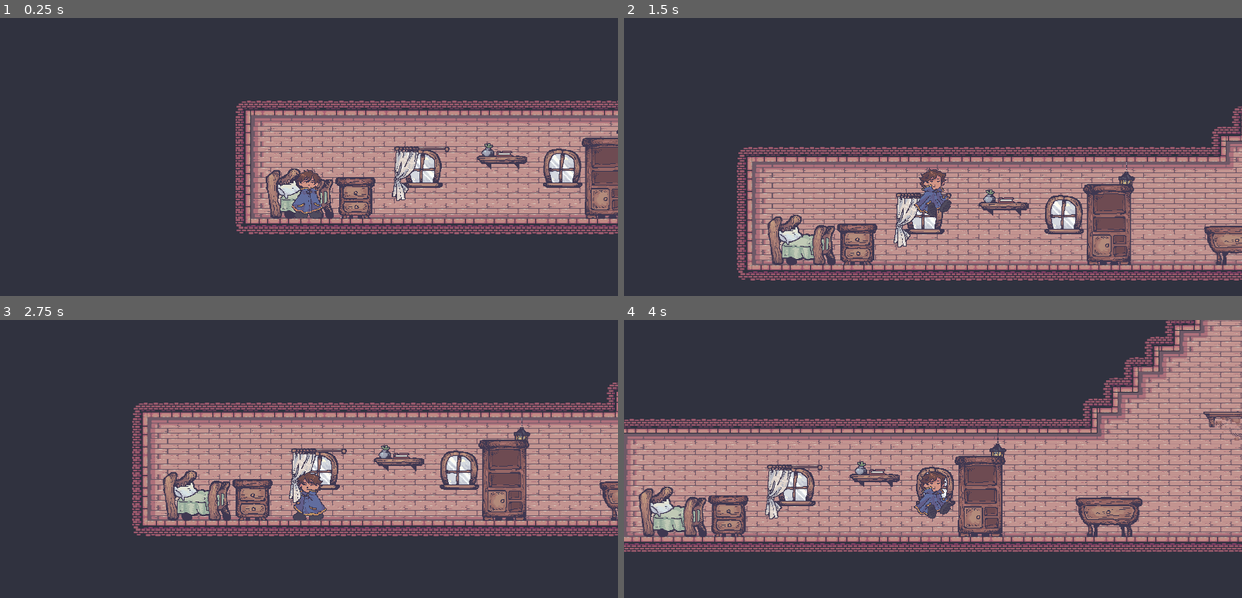
Above: before the commit, frames 1-4 (two rows, left to right).
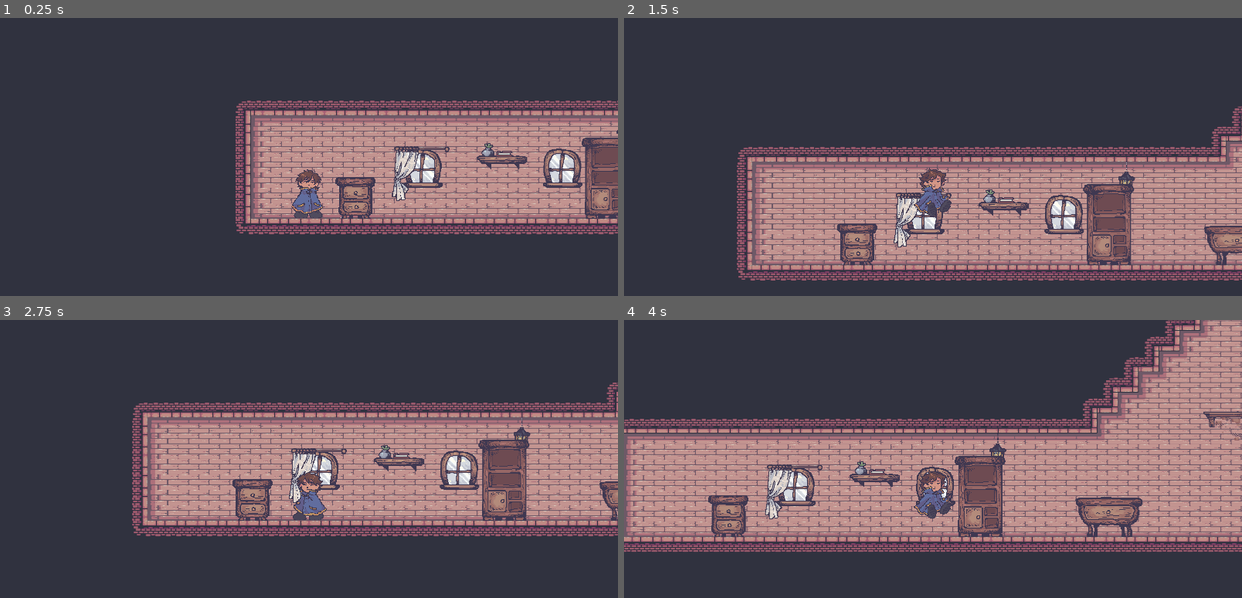
Above: after the commit, the same moments.

Repository: adautovjr/Errot
Game: Godot game, scene res://levels/level_1.tscn
The game is run twice, just before and just after one commit, with the same random seed, the same clock (stepped at 60 frames per second) and the same inputs. The engine's default icon, where the game draws it, is replaced by a stand-in: a white triangle on a blue panel in a dark square.
Inputs (mouse positions are in pixels of both pictures, inside the frame that each line leads up to):
- Up to frame 1 (0.25 s): no input
- Up to frame 2 (1.5 s): move the mouse to (1229, 179) at 0.52 s; hold E (interact) 0.53-1.28 s; hold D (walk_right) from 0.53 s (still down); click (1229, 179) at 0.67 s; tap W (jump) at 0.77 s; move the mouse to (809, 209) at 1.27 s; click (809, 209) at 1.35 s
- Up to frame 3 (2.75 s): tap W (jump) at 1.52 s; tap E (interact) at 1.55 s; move the mouse to (370, 417) at 2.02 s; release D (walk_right) at 2.03 s; hold A (walk_left) from 2.03 s (still down); hold E (interact) from 2.03 s (still down)
- Up to frame 4 (4 s): move the mouse to (902, 564) at 2.77 s; release A (walk_left) at 2.78 s; release E (interact) at 2.78 s; hold D (walk_right) from 2.78 s (still down); tap E (interact) at 2.85 s; click (902, 564) at 2.92 s; tap W (jump) at 3.02, 3.77 s; move the mouse to (1118, 545) at 3.52 s; hold E (interact) from 3.53 s (still down); click (1118, 545) at 3.6 s

The runs differ from the first frame. In frame 1, 1.0% of the frame differs, in the area x 43-54%, y 54-73%; in frame 2, 1.4%, in the area x 23-35%, y 70-89%; in frame 3, 1.4%; in frame 4, 1.4%.

Commit message:
feat: finished intro animation

Diff:
--- /dev/null
+++ b/default_bus_layout.tres
@@ -0,0 +1,15 @@
+[gd_resource type="AudioBusLayout" format=3 uid="uid://rd2svs24g6hl"]
+
+[resource]
+bus/1/name = &"sfx"
+bus/1/solo = false
+bus/1/mute = false
+bus/1/bypass_fx = false
+bus/1/volume_db = 0.0
+bus/1/send = &"Master"
+bus/2/name = &"music"
+bus/2/solo = false
+bus/2/mute = false
+bus/2/bypass_fx = false
+bus/2/volume_db = 0.0
+bus/2/send = &"Master"
--- /dev/null
+++ b/levels/intro1.gd
@@ -0,0 +1,17 @@
+extends AnimationPlayer
+
+
+# Called when the node enters the scene tree for the first time.
+func _ready():
+	play("intro1")
+
+func _on_AnimationPlayer_animation_finished(_anim_name):
+	go_to_next_scene()
+
+func _process(_delta):
+	if Input.is_action_just_pressed("interact"):
+		go_to_next_scene()
+
+
+func go_to_next_scene():
+	get_tree().change_scene_to_packed(load("res://levels/home.tscn"))
--- a/levels/intro1.tscn
+++ b/levels/intro1.tscn
@@ -1,5 +1,6 @@
-[gd_scene load_steps=20 format=3 uid="uid://s3s1w7qb3w4a"]
-
+[gd_scene load_steps=21 format=3 uid="uid://s3s1w7qb3w4a"]
+
+[ext_resource type="Script" path="res://levels/intro1.gd" id="1_pf52y"]
 [ext_resource type="Texture2D" uid="uid://dan3x7lve27hy" path="res://assets/Cutscenes/Intro I/Intro_part_1_frame_1.png" id="1_pi4uj"]
 [ext_resource type="Texture2D" uid="uid://ddhe3u7tseng1" path="res://assets/Cutscenes/Intro I/Intro_part_1_frame_2.png" id="2_2fdnk"]
 [ext_resource type="Theme" uid="uid://bb30ywpk5cjeq" path="res://Theme.tres" id="2_l78bk"]
@@ -1524,6 +1525,7 @@
 libraries = {
 "": SubResource("AnimationLibrary_3dmwj")
 }
+script = ExtResource("1_pf52y")
 
 [node name="Frames" type="Control" parent="AnimationPlayer"]
 custom_minimum_size = Vector2(1920, 1080)
@@ -1603,7 +1605,7 @@
 theme_override_constants/outline_size = 25
 theme_override_font_sizes/normal_font_size = 36
 bbcode_enabled = true
-text = "[center]Nesta cidade, por sua vez, existia perto de uma torre, a sua fonte de magia.[/center]"
+text = "[center]Onde existia uma torre, a sua fonte de magia.[/center]"
 visible_characters = 0
 visible_ratio = 0.0
 
@@ -1636,7 +1638,7 @@
 theme_override_constants/outline_size = 25
 theme_override_font_sizes/normal_font_size = 36
 bbcode_enabled = true
-text = "[center]E, nesta torre, vivia uma pessoa. A qual, por sua vez, era responsável por gerenciar a mágica que fluía entre os dois espaços.[/center]"
+text = "[center]E, nesta torre, vivia uma pessoa responsável por gerenciar a mágica que fluía entre os dois espaços.[/center]"
 visible_characters = 0
 visible_ratio = 0.0
 
@@ -1668,7 +1670,7 @@
 theme_override_constants/outline_size = 25
 theme_override_font_sizes/normal_font_size = 36
 bbcode_enabled = true
-text = "[center]Uma única pessoa que vivia dentro dessa solitária torre. Os cidadãos nomearam essa pessoa de “Alquimista” - dando-o esse título devido à suas habilidades mágicas…[/center]"
+text = "[center]O chamaram de alquimista...[/center]"
 visible_characters = 0
 visible_ratio = 0.0
 
@@ -2169,3 +2171,5 @@
 grow_horizontal = 2
 grow_vertical = 2
 texture = ExtResource("16_faye8")
+
+[connection signal="animation_finished" from="AnimationPlayer" to="AnimationPlayer" method="_on_AnimationPlayer_animation_finished"]
--- a/levels/level_1.tscn
+++ b/levels/level_1.tscn
@@ -1,9 +1,8 @@
-[gd_scene load_steps=21 format=3 uid="uid://b810yyvnlw3sd"]
+[gd_scene load_steps=20 format=3 uid="uid://b810yyvnlw3sd"]
 
 [ext_resource type="PackedScene" uid="uid://wc7ov6dbhy0p" path="res://scenes/player.tscn" id="2_0p20i"]
 [ext_resource type="TileSet" uid="uid://dk6bvys54pdci" path="res://Tileset-128.tres" id="2_fqq53"]
 [ext_resource type="PackedScene" uid="uid://0e4ukwe43nrw" path="res://scenes/MovableObject.tscn" id="3_qg4f4"]
-[ext_resource type="Texture2D" uid="uid://ctorkjr7dqehr" path="res://assets/Objects/Objetos de Quarto/cama_tutorial.png" id="5_5shu3"]
 [ext_resource type="PackedScene" uid="uid://bqgq33nq1amtg" path="res://scenes/Book.tscn" id="5_23y6m"]
 [ext_resource type="Texture2D" uid="uid://d0lwfwub06k15" path="res://assets/Objects/Objetos de Quarto/janela_arredondada_cortina.png" id="6_oga2l"]
 [ext_resource type="Texture2D" uid="uid://bm6admkksuyya" path="res://assets/Objects/Objetos de Quarto/estante_tutorial.png" id="7_l5ybm"]
@@ -43,11 +42,6 @@
 position = Vector2(-2582, 1369)
 
 [node name="Decorations" type="Node2D" parent="."]
-
-[node name="Bed" type="Sprite2D" parent="Decorations"]
-position = Vector2(-2640, 1380)
-scale = Vector2(2.5, 2.5)
-texture = ExtResource("5_5shu3")
 
 [node name="JanelaArredondadaCortina" type="Sprite2D" parent="Decorations"]
 position = Vector2(-1887, 1258)
--- a/scenes/start_screen.tscn
+++ b/levels/start_screen.tscn
@@ -1,19 +1,19 @@
 [gd_scene load_steps=12 format=3 uid="uid://bl2abjqvxon6g"]
 
-[ext_resource type="Script" path="res://scripts/start_screen.gd" id="1_n6dq3"]
-[ext_resource type="Script" path="res://scripts/StartScreenInterface.gd" id="2_d5d66"]
-[ext_resource type="Texture2D" uid="uid://cufow7orbofds" path="res://assets/ui.png" id="3_or7po"]
-[ext_resource type="Theme" uid="uid://bb30ywpk5cjeq" path="res://Theme.tres" id="3_qjjcs"]
-[ext_resource type="StyleBox" path="res://assets/ui/TransparentPanel.tres" id="4_sb2rb"]
-[ext_resource type="Texture2D" uid="uid://b4u6avwdlhqv7" path="res://assets/cards.png" id="6_3asco"]
-[ext_resource type="Texture2D" uid="uid://cn7tml07jpqat" path="res://assets/title.png" id="6_sooao"]
-[ext_resource type="Texture2D" uid="uid://8n56p8v2hwh1" path="res://assets/button.png" id="6_yp0oh"]
-[ext_resource type="Texture2D" uid="uid://bvqh1eaykabs4" path="res://assets/background-ui.png" id="7_d47qm"]
-[ext_resource type="Texture2D" uid="uid://cmyrn4aljrhgw" path="res://assets/units_spritesheet.png" id="7_rt5x6"]
-[ext_resource type="Texture2D" uid="uid://cnqburud8fm7" path="res://assets/howtoplay.PNG" id="10_66i00"]
+[ext_resource type="Script" path="res://scripts/start_screen.gd" id="1_pujk4"]
+[ext_resource type="Script" path="res://scripts/StartScreenInterface.gd" id="2_dtaov"]
+[ext_resource type="Theme" uid="uid://bb30ywpk5cjeq" path="res://Theme.tres" id="3_dgu8b"]
+[ext_resource type="StyleBox" uid="uid://dqwoy5w5txdrm" path="res://assets/ui/TransparentPanel.tres" id="4_d24ai"]
+[ext_resource type="Texture2D" uid="uid://cn7tml07jpqat" path="res://assets/title.png" id="5_fssbp"]
+[ext_resource type="Texture2D" uid="uid://8n56p8v2hwh1" path="res://assets/button.png" id="6_xao5y"]
+[ext_resource type="Texture2D" uid="uid://bvqh1eaykabs4" path="res://assets/background-ui.png" id="7_ev85g"]
+[ext_resource type="Texture2D" uid="uid://b4u6avwdlhqv7" path="res://assets/cards.png" id="8_kumua"]
+[ext_resource type="Texture2D" uid="uid://cmyrn4aljrhgw" path="res://assets/units_spritesheet.png" id="9_4u1jf"]
+[ext_resource type="Texture2D" uid="uid://cnqburud8fm7" path="res://assets/howtoplay.PNG" id="10_h0ptm"]
+[ext_resource type="Texture2D" uid="uid://cufow7orbofds" path="res://assets/ui.png" id="11_aonny"]
 
 [node name="StartScreen" type="Node2D"]
-script = ExtResource("1_n6dq3")
+script = ExtResource("1_pujk4")
 
 [node name="Background" type="Sprite2D" parent="."]
 position = Vector2(2.08165e-12, -28)
@@ -33,23 +33,22 @@
 anchor_bottom = 1.0
 grow_horizontal = 2
 grow_vertical = 2
-theme = ExtResource("3_qjjcs")
+theme = ExtResource("3_dgu8b")
 theme_override_constants/margin_left = 50
 theme_override_constants/margin_top = 50
 theme_override_constants/margin_right = 50
 theme_override_constants/margin_bottom = 50
 
 [node name="StartMenu" type="PanelContainer" parent="StartScreenInterface/MenuContainer"]
-visible = false
 custom_minimum_size = Vector2(1000, 1000)
 layout_mode = 2
 size_flags_horizontal = 4
 size_flags_vertical = 4
-theme_override_styles/panel = ExtResource("4_sb2rb")
+theme_override_styles/panel = ExtResource("4_d24ai")
 
 [node name="Panel" type="Panel" parent="StartScreenInterface/MenuContainer/StartMenu"]
 layout_mode = 2
-theme_override_styles/panel = ExtResource("4_sb2rb")
+theme_override_styles/panel = ExtResource("4_d24ai")
 
 [node name="MarginContainer" type="MarginContainer" parent="StartScreenInterface/MenuContainer/StartMenu/Panel"]
 layout_mode = 1
@@ -65,7 +64,7 @@
 
 [node name="Panel" type="Panel" parent="StartScreenInterface/MenuContainer/StartMenu/Panel/MarginContainer"]
 layout_mode = 2
-theme_override_styles/panel = ExtResource("4_sb2rb")
+theme_override_styles/panel = ExtResource("4_d24ai")
 
 [node name="VBoxContainer" type="VBoxContainer" parent="StartScreenInterface/MenuContainer/StartMenu/Panel/MarginContainer/Panel"]
 layout_mode = 1
@@ -112,19 +111,19 @@
 anchor_bottom = 1.0
 grow_horizontal = 2
 grow_vertical = 2
-theme = ExtResource("3_qjjcs")
+theme = ExtResource("3_dgu8b")
 theme_override_font_sizes/font_size = 26
-text = "Start Game
-"
+text = "Jogar"
 
 [node name="Spacer" type="MarginContainer" parent="StartScreenInterface/MenuContainer/StartMenu/Panel/MarginContainer/Panel/VBoxContainer"]
 layout_mode = 2
 theme_override_constants/margin_top = 20
 
 [node name="NinePatchRect2" type="NinePatchRect" parent="StartScreenInterface/MenuContainer/StartMenu/Panel/MarginContainer/Panel/VBoxContainer"]
+visible = false
 custom_minimum_size = Vector2(300, 100)
 layout_mode = 2
-texture = ExtResource("6_yp0oh")
+texture = ExtResource("6_xao5y")
 region_rect = Rect2(2.08165e-12, 2.08165e-12, 96, 96)
 patch_margin_left = 32
 patch_margin_top = 32
@@ -139,18 +138,19 @@
 anchor_bottom = 1.0
 grow_horizontal = 2
 grow_vertical = 2
-theme = ExtResource("3_qjjcs")
+theme = ExtResource("3_dgu8b")
 theme_override_font_sizes/font_size = 26
 text = "How to play"
 
 [node name="Spacer2" type="MarginContainer" parent="StartScreenInterface/MenuContainer/StartMenu/Panel/MarginContainer/Panel/VBoxContainer"]
+visible = false
 layout_mode = 2
 theme_override_constants/margin_top = 20
 
 [node name="NinePatchRect3" type="NinePatchRect" parent="StartScreenInterface/MenuContainer/StartMenu/Panel/MarginContainer/Panel/VBoxContainer"]
 custom_minimum_size = Vector2(300, 100)
 layout_mode = 2
-texture = ExtResource("6_yp0oh")
+texture = ExtResource("6_xao5y")
 region_rect = Rect2(2.08165e-12, 2.08165e-12, 96, 96)
 patch_margin_left = 32
 patch_margin_top = 32
@@ -165,18 +165,19 @@
 anchor_bottom = 1.0
 grow_horizontal = 2
 grow_vertical = 2
-theme = ExtResource("3_qjjcs")
+theme = ExtResource("3_dgu8b")
 theme_override_font_sizes/font_size = 26
-text = "Options"
+text = "Opções"
 
 [node name="Spacer3" type="MarginContainer" parent="StartScreenInterface/MenuContainer/StartMenu/Panel/MarginContainer/Panel/VBoxContainer"]
 layout_mode = 2
 theme_override_constants/margin_top = 20
 
 [node name="NinePatchRect5" type="NinePatchRect" parent="StartScreenInterface/MenuContainer/StartMenu/Panel/MarginContainer/Panel/VBoxContainer"]
+visible = false
 custom_minimum_size = Vector2(300, 100)
 layout_mode = 2
-texture = ExtResource("6_yp0oh")
+texture = ExtResource("6_xao5y")
 region_rect = Rect2(2.08165e-12, 2.08165e-12, 96, 96)
 patch_margin_left = 32
 patch_margin_top = 32
@@ -191,16 +192,17 @@
 anchor_bottom = 1.0
 grow_horizontal = 2
 grow_vertical = 2
-theme = ExtResource("3_qjjcs")
+theme = ExtResource("3_dgu8b")
 theme_override_font_sizes/font_size = 26
 text = "Credits"
 
 [node name="HowToPlay" type="NinePatchRect" parent="StartScreenInterface/MenuContainer"]
+visible = false
 custom_minimum_size = Vector2(1100, 800)
 layout_mode = 2
 size_flags_horizontal = 4
 size_flags_vertical = 4
-texture = ExtResource("7_d47qm")
+texture = ExtResource("7_ev85g")
 region_rect = Rect2(2.08165e-12, 2.08165e-12, 96, 96)
 patch_margin_left = 32
 patch_margin_top = 32
@@ -940,8 +942,8 @@
 anchor_bottom = 1.0
 grow_horizontal = 2
 grow_vertical = 2
-theme_override_styles/normal = ExtResource("4_sb2rb")
-theme_override_styles/hover = ExtResource("4_sb2rb")
+theme_override_styles/normal = ExtResource("4_d24ai")
+theme_override_styles/hover = ExtResource("4_d24ai")
 text = "<"
 
 [node name="Label" type="Label" parent="StartScreenInterface/MenuContainer/Options/MarginContainer/OptionsContainer/Display/VBoxContainer/WindowMode/MarginContainer2"]
@@ -970,7 +972,7 @@
 anchor_bottom = 1.0
 grow_horizontal = 2
 grow_vertical = 2
-theme_override_styles/normal = ExtResource("4_sb2rb")
+theme_override_styles/normal = ExtResource("4_d24ai")
 text = ">"
 
 [node name="Vsync" type="HBoxContainer" parent="StartScreenInterface/MenuContainer/Options/MarginContainer/OptionsContainer/Display/VBoxContainer"]
@@ -1010,8 +1012,8 @@
 anchor_bottom = 1.0
 grow_horizontal = 2
 grow_vertical = 2
-theme_override_styles/normal = ExtResource("4_sb2rb")
-theme_override_styles/hover = ExtResource("4_sb2rb")
+theme_override_styles/normal = ExtResource("4_d24ai")
+theme_override_styles/hover = ExtResource("4_d24ai")
 text = "<"
 
 [node name="Label" type="Label" parent="StartScreenInterface/MenuContainer/Options/MarginContainer/OptionsContainer/Display/VBoxContainer/Vsync/MarginContainer2"]
@@ -1040,8 +1042,8 @@
 anchor_bottom = 1.0
 grow_horizontal = 2
 grow_vertical = 2
-theme_override_styles/normal = ExtResource("4_sb2rb")
-theme_override_styles/hover = ExtResource("4_sb2rb")
+theme_override_styles/normal = ExtResource("4_d24ai")
+theme_override_styles/hover = ExtResource("4_d24ai")
 text = ">"
 
 [node name="Audio" type="MarginContainer" parent="StartScreenInterface/MenuContainer/Options/MarginContainer/OptionsContainer"]
--- a/scripts/Door.gd
+++ b/scripts/Door.gd
@@ -4,11 +4,11 @@
 @export var packed_scene: PackedScene
 
 func interaction_method(_value):
-	print("test")
 	if packed_scene is PackedScene:
 		get_tree().change_scene_to_packed(packed_scene)
 		return
 	if go_to is Node2D:
 		Events.emit_signal("move_player_to", go_to.position + Vector2(0, 69))
+		return
 	print("No destination set for this door")
 	pass
--- a/scripts/MovableObject.gd
+++ b/scripts/MovableObject.gd
@@ -39,11 +39,7 @@
 		pushingObject = false
 		return
 
-	var min_distance = 10
-	var max_distance = 100
 	var force_direction = 5 * ((get_global_mouse_position() - global_position))
-	var len = force_direction.length()
-	var norm = force_direction.normalized()
 
 	velocity = force_direction
 	move_and_slide()
--- a/scripts/SaveManager.gd
+++ b/scripts/SaveManager.gd
@@ -9,7 +9,6 @@
 func _ready():
 	load_data()
 	load_best_score()
-	Events.connect("seen_tutorial", set_seen_tutorial)
 
 
 func load_data():
--- a/scripts/StartScreenInterface.gd
+++ b/scripts/StartScreenInterface.gd
@@ -41,11 +41,7 @@
 
 func startGame():
 	play_button_sound()
-	if not SaveManager.get_seen_tutorial():
-		howToPlay(true)
-		SaveManager.set_seen_tutorial()
-		return
-	get_tree().change_scene_to_packed(load("res://levels/level_1.tscn"))
+	get_tree().change_scene_to_packed(load("res://levels/intro1.tscn"))
 
 
 
Not shown: 35 places in levels/start_screen.tscn that only renumber resources
